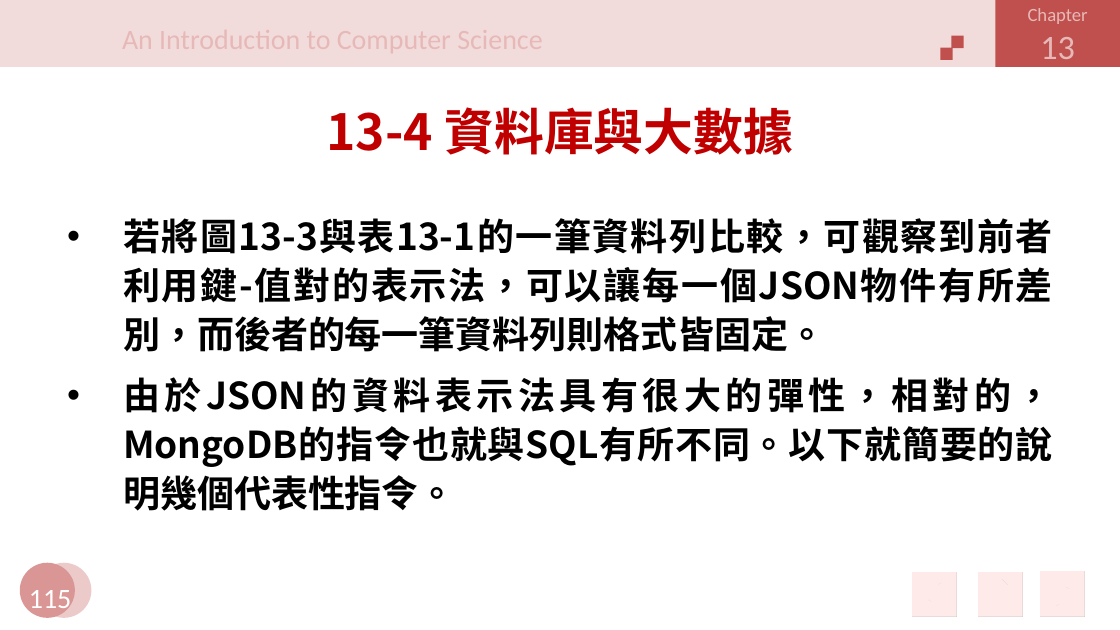
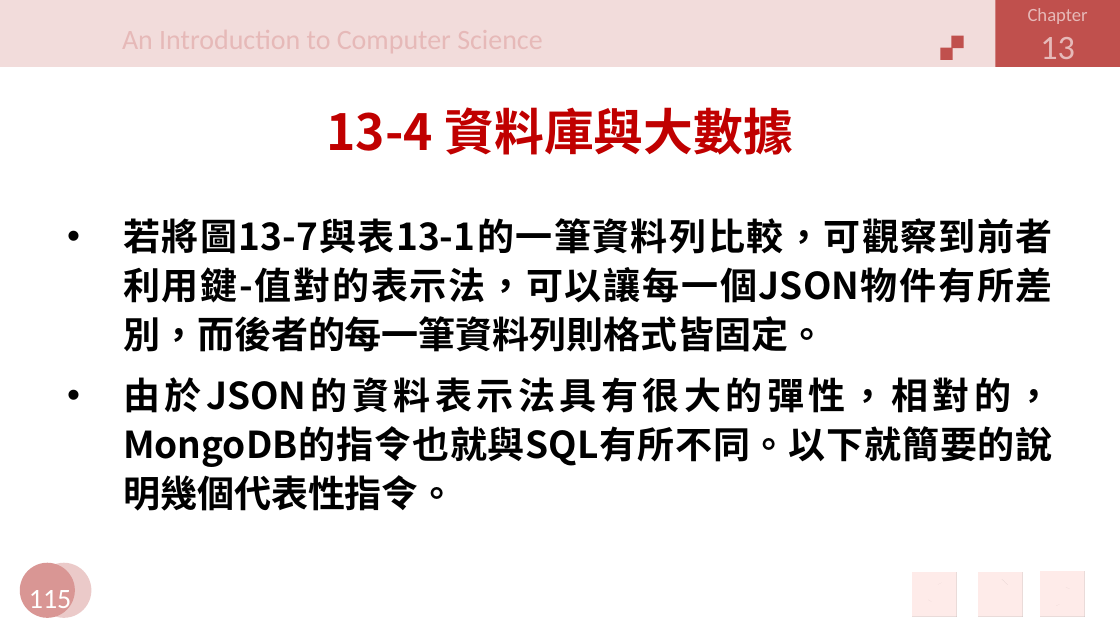
Before and after one commit to jiaweichang/biography, a slide deck: slide 115 of slides/11402/Introduction to Computer/CH13.pptx. Drawn at 1120x630 pixels with LibreOffice and Linux fonts; fonts in the diff are those of the drawing; background and template pictures are left out. Boxes give left, top, right and bottom in pixels: in the first picture for what was removed or moved away, otherwise in the second. Text is boxed around its words. In the diff, an @@ line names an element or a change of style, - is before the commit and + after.

```diff
--- a/slides/11402/Introduction to Computer/CH13.pptx
+++ b/slides/11402/Introduction to Computer/CH13.pptx
@@ text at (123,218,1053,352): text changed @@
-• 若將圖13-3與表13-1的一筆資料列比較，可觀察到前者利用鍵-值對的表示法，可以讓每一個JSON物件有所差別，而後者的每一筆資料列則格式皆固定。
+• 若將圖13-7與表13-1的一筆資料列比較，可觀察到前者利用鍵-值對的表示法，可以讓每一個JSON物件有所差別，而後者的每一筆資料列則格式皆固定。
```
Also in this commit, not shown: 22 other slides changed, 7 other files.
